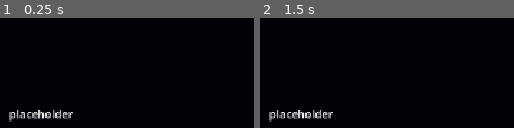
Above: before the commit, frames 1-2 (left to right).
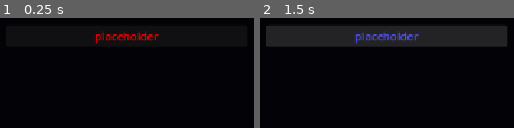
Above: after the commit, the same moments.

Repository: antholol/godot-wild-jam-99
Game: Godot game, scene res://scenes/menu.tscn
The game is run twice, just before and just after one commit, with the same random seed, the same clock (stepped at 60 frames per second) and the same inputs. Before the commit the project has no main scene; this scene is started directly in both runs.
Inputs (mouse positions are in pixels of both pictures, inside the frame that each line leads up to):
- Up to frame 1 (0.25 s): no input
- Up to frame 2 (1.5 s): click (387, 35) at 0.5 s, where only the run after the commit has a clickable "placeholder"; click (387, 35) at 1.25 s, where only the run after the commit has a clickable "placeholder"

The runs differ from the first frame. In frame 1, 2.9% of the frame differs, in the area x 3-63%, y 11-95%; in frame 2, 19%, in the area x 2-98%, y 7-95%.

Commit message:
starting to make title screen

Diff:
--- a/assets/theme.tres
+++ b/assets/theme.tres
@@ -1,3 +1,7 @@
 [gd_resource type="Theme" format=3 uid="uid://ci8pynjmmu7yd"]
 
 [resource]
+Button/colors/font_color = Color(1, 0, 0, 1)
+Button/colors/font_focus_color = Color(0.32999998, 0.32999998, 1, 1)
+Button/colors/font_hover_color = Color(0.32999998, 0.32999998, 1, 1)
+Button/colors/font_hover_pressed_color = Color(0.32999998, 0.32999998, 1, 1)
--- a/project.godot
+++ b/project.godot
@@ -11,13 +11,13 @@
 [application]
 
 config/name="godotWildJam99"
+run/main_scene="uid://d1rs1mqorbwxc"
 config/features=PackedStringArray("4.7", "Forward Plus")
 config/icon="res://icon.svg"
 
 [display]
 
 window/stretch/mode="canvas_items"
-window/stretch/aspect="expand"
 
 [input]
 
--- /dev/null
+++ b/scenes/mainGame.tscn
@@ -0,0 +1,3 @@
+[gd_scene format=3 uid="uid://yswpmh811npw"]
+
+[node name="mainGame" type="Node2D" unique_id=1014184779]
--- a/scenes/menu.tscn
+++ b/scenes/menu.tscn
@@ -1,8 +1,9 @@
 [gd_scene format=3 uid="uid://d1rs1mqorbwxc"]
 
+[ext_resource type="Theme" uid="uid://ci8pynjmmu7yd" path="res://assets/theme.tres" id="1_yqeox"]
+
 [sub_resource type="Theme" id="Theme_e1x85"]
-
-[sub_resource type="LabelSettings" id="LabelSettings_wvktn"]
+Button/colors/font_color = Color(1, 0, 0, 1)
 
 [node name="mainMenu" type="Control" unique_id=1932850276]
 layout_mode = 3
@@ -11,6 +12,7 @@
 anchor_bottom = 1.0
 grow_horizontal = 2
 grow_vertical = 2
+theme = ExtResource("1_yqeox")
 
 [node name="ColorRect" type="ColorRect" parent="." unique_id=2084780811]
 layout_mode = 0
@@ -25,18 +27,15 @@
 anchor_top = 0.5
 anchor_right = 0.5
 anchor_bottom = 0.5
-offset_left = -20.0
-offset_top = -20.0
-offset_right = 20.0
+offset_left = -50.0
+offset_top = -245.0
+offset_right = 297.0
 offset_bottom = 20.0
 grow_horizontal = 2
 grow_vertical = 2
 alignment = 1
 
-[node name="Label" type="Label" parent="VBoxContainer" unique_id=245791606]
+[node name="Label" type="Button" parent="VBoxContainer" unique_id=1641064025]
 layout_mode = 2
 theme = SubResource("Theme_e1x85")
 text = "placeholder"
-label_settings = SubResource("LabelSettings_wvktn")
-horizontal_alignment = 1
-vertical_alignment = 1
